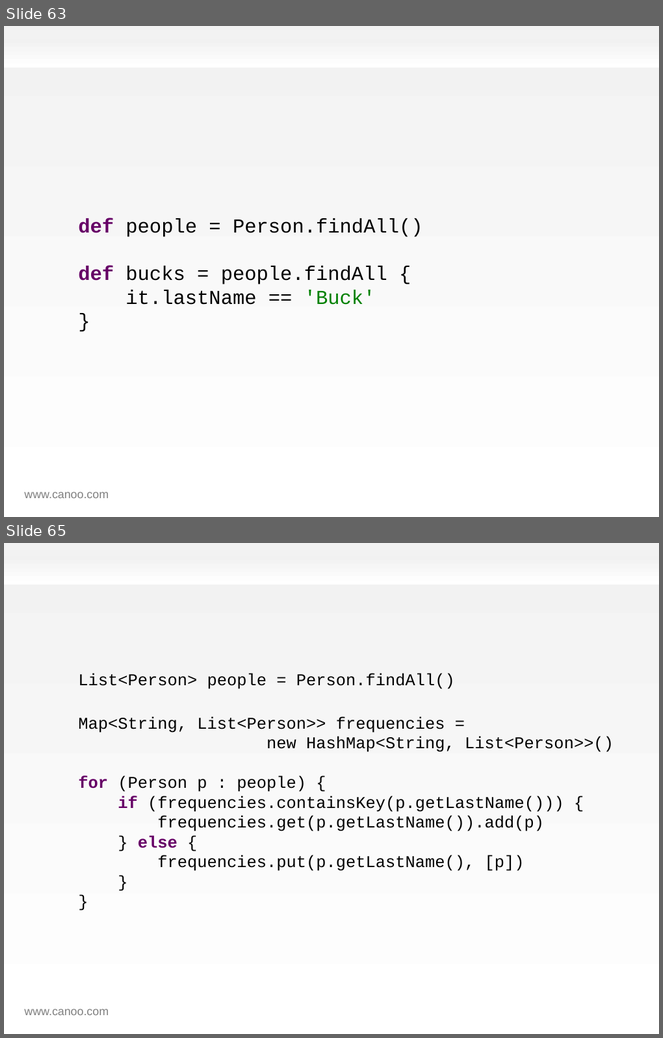
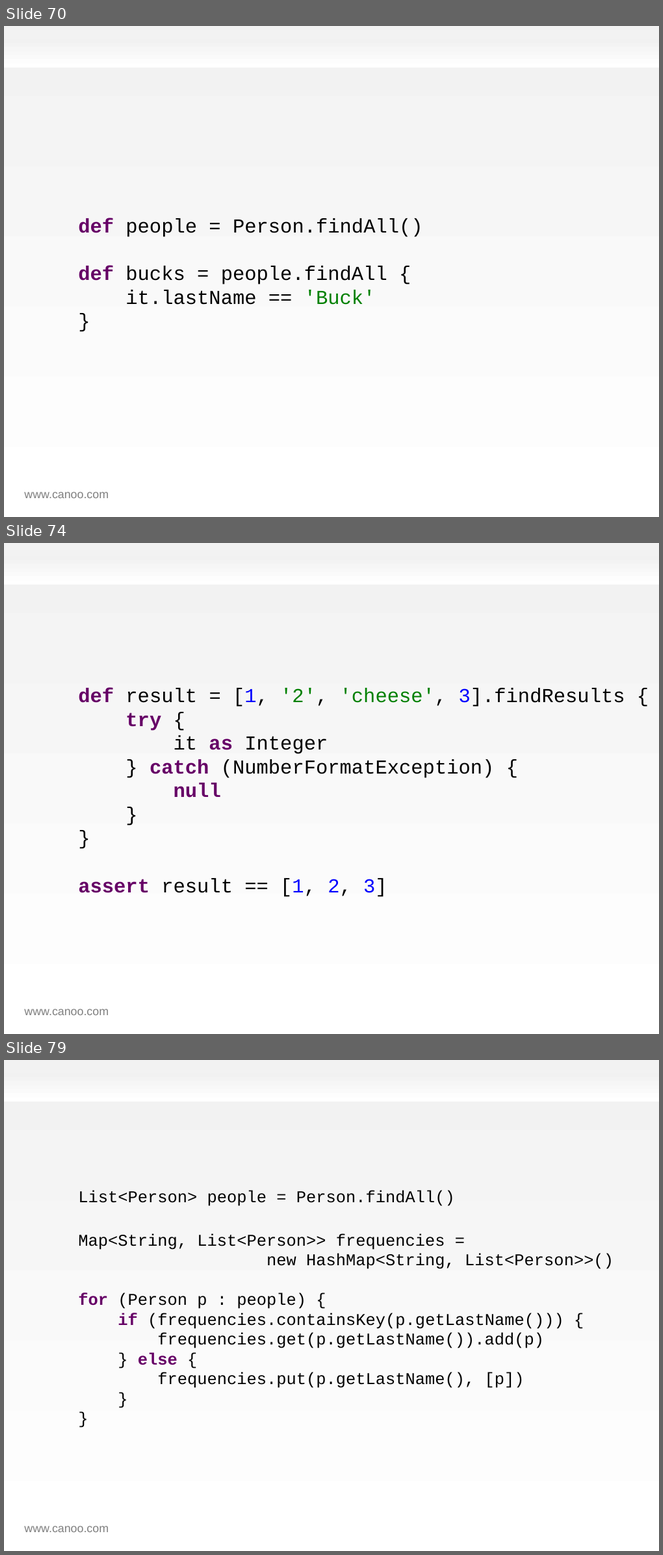
Before and after one commit to HamletDRC/presentations, a slide deck: effectivegroovy/effectivegroovy.odp. Shown one above the other, each under a label of ours: slides 63 and 65 before the commit, slides 70, 74 and 79 after it; the slides between them are not shown. The pictures are 663x1038 and 663x1555 pixels, drawn with LibreOffice and Linux fonts; fonts in the diff are those of the drawing; background and template pictures are left out. Boxes give left, top, right and bottom in pixels: in the first picture for what was removed or moved away, otherwise in the second. Text is boxed around its words. In the diff, an @@ line names an element or a change of style, - is before the commit and + after.

Commit message:
added take command and renamed many files so that I can find them again later. y

```diff
--- a/effectivegroovy/effectivegroovy.odp
+++ b/effectivegroovy/effectivegroovy.odp
@@ slide 74 added at box(4, 543, 659, 1034), background gradient #F2F2F2 to #FFFFFF; not listed: 2 template elements that a slide beside it also shows @@
@@ text added at box(78, 688, 625, 897), 24 pt, text #000000 @@
+def result = [1, '2', 'cheese', 3].findResults {
+try {
+it as Integer
+} catch (NumberFormatException) {
+null
+}
+}
+assert result == [1, 2, 3]
@@ what was slide 63 is now slide 70 @@
@@ what was slide 65 is now slide 79 @@
```
Also in this commit, not shown: 2 slides changed, 16 other slides added, 14 other files.
